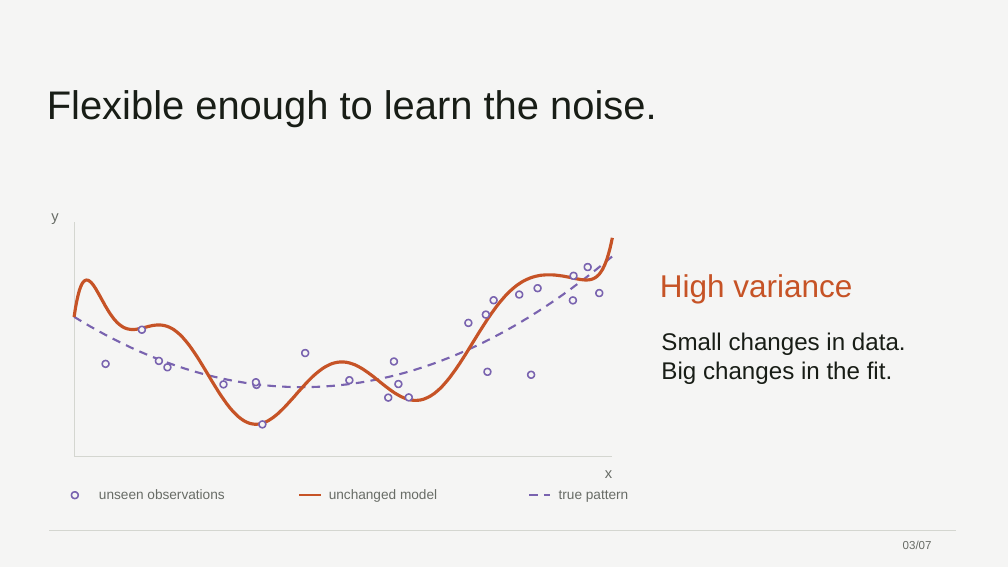
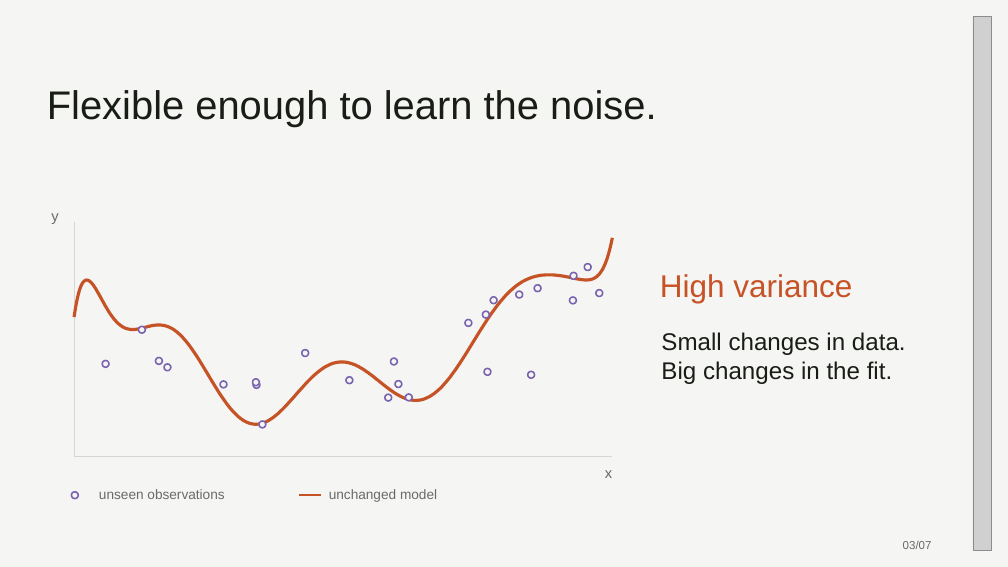
Before and after one commit to 0xABAN/classes, a slide deck: slide 3 of cmpsc-448/presentation/bias-variance-tradeoff.pptx. Drawn at 1008x567 pixels with LibreOffice and Linux fonts; fonts in the diff are those of the drawing; grey boxes stand for pictures. Boxes give left, top, right and bottom in pixels: in the first picture for what was removed or moved away, otherwise in the second. Text is boxed around its words. In the diff, an @@ line names an element or a change of style, - is before the commit and + after.

```diff
--- a/cmpsc-448/presentation/bias-variance-tradeoff.pptx
+++ b/cmpsc-448/presentation/bias-variance-tradeoff.pptx
@@ picture added at <box>973,17,991,551</box> @@
@@ freeform shape removed at <box>74,256,613,387</box> @@
@@ line removed from (529, 495) to (551, 495) @@
@@ text removed at <box>559,490,628,502</box> @@
-true pattern
@@ line removed from (49, 531) to (957, 531) @@
```
Also in this commit, not shown: 6 other slides changed, 2 other files.
